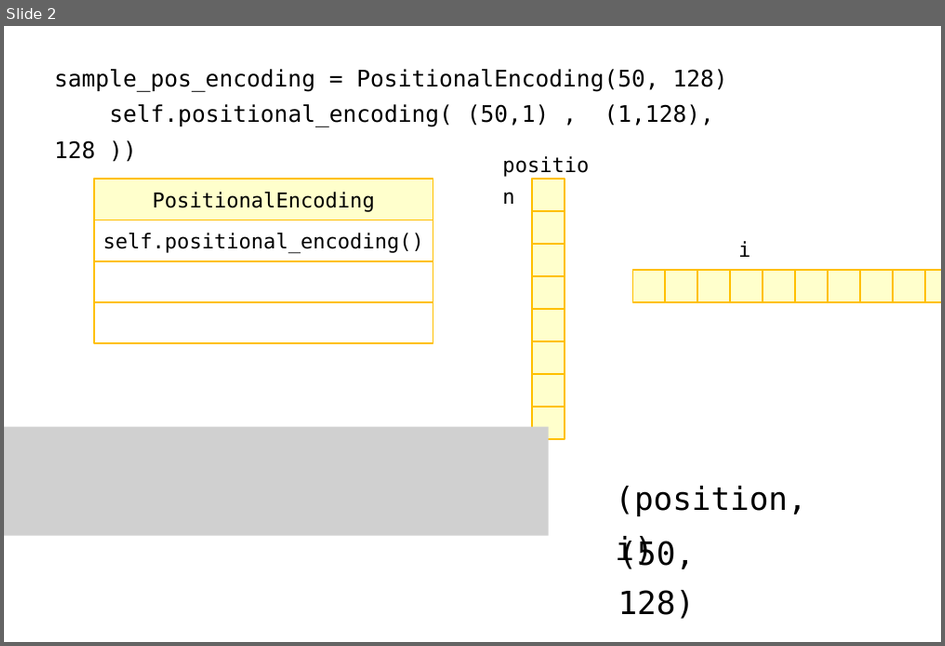
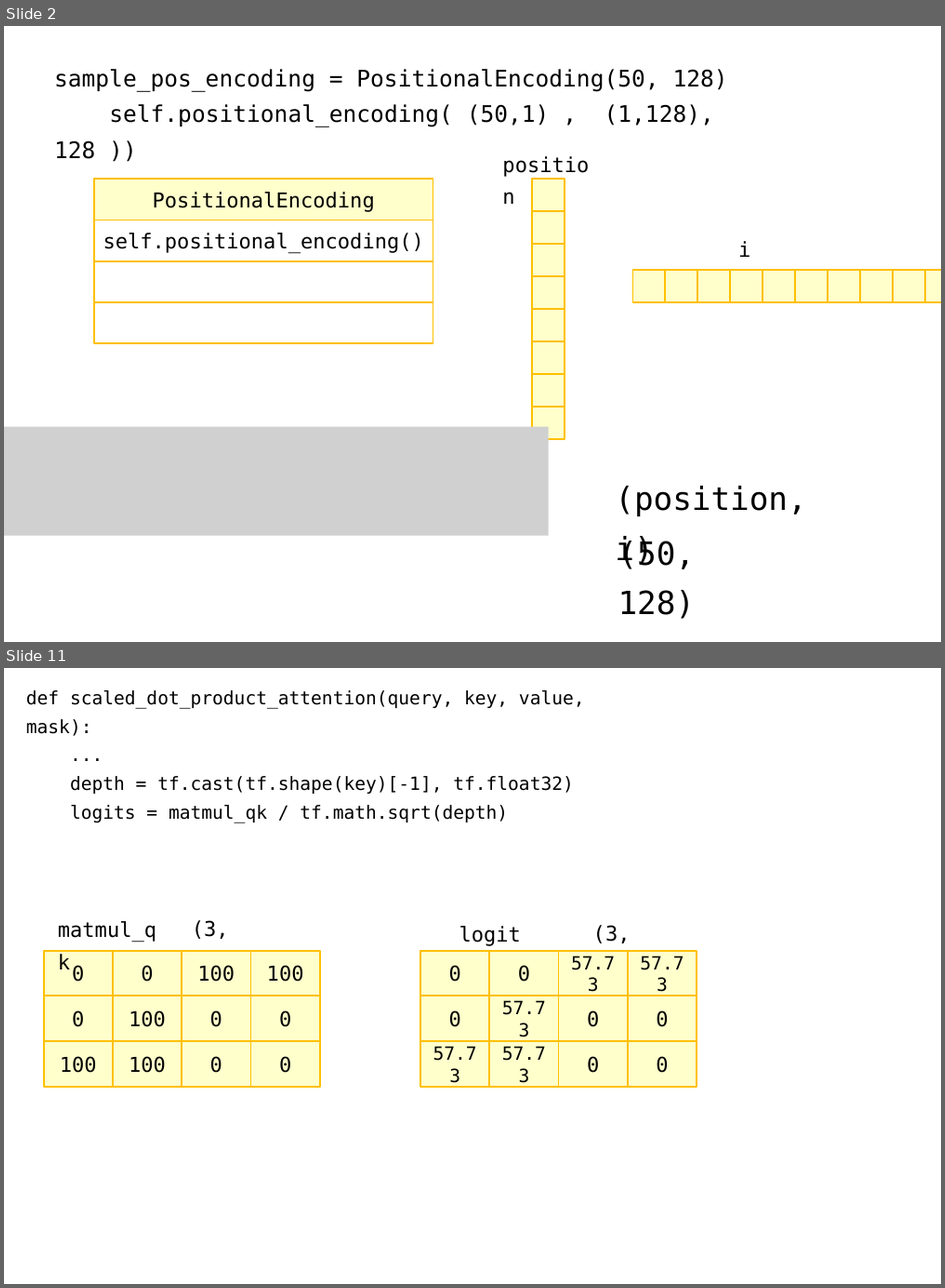
Before and after one commit to imguru-mooc/deep_learning_nlp, a slide deck: 트랜스포머분석_판서.pptx. Shown one above the other, each under a label of ours: slide 2 before the commit, slides 2 and 11 after it; the slides between them are not shown. The pictures are 945x646 and 945x1288 pixels, drawn with LibreOffice and Linux fonts; fonts in the diff are those of the drawing; grey boxes stand for pictures. Boxes give left, top, right and bottom in pixels: in the first picture for what was removed or moved away, otherwise in the second. Text is boxed around its words. In the diff, an @@ line names an element or a change of style, - is before the commit and + after.

```diff
--- a/트랜스포머분석_판서.pptx
+++ b/트랜스포머분석_판서.pptx
@@ slide 11 added at (4,668,941,1284), background #FFFFFF @@
@@ text added at (26,690,585,823), 16 pt, text #000000 @@
+def scaled_dot_product_attention(query, key, value, mask):
+...
+depth = tf.cast(tf.shape(key)[-1], tf.float32)
+logits = matmul_qk / tf.math.sqrt(depth)
@@ text added at (169,805,267,823), 18 pt, text #000000 @@
+matmul_qk
@@ text added at (451,910,536,948), 18 pt, text #000000 @@
+logits
@@ text added at (192,920,229,974), 18 pt, text #000000 @@
+(3, 4)
@@ text added at (594,925,631,978), 18 pt, text #000000 @@
+(3, 4)
@@ rectangle added at (43,951,113,995), fill #FFFFCC, outline #FFC000 1.5 pt, 18 pt, text #000000 @@
+0
@@ rectangle added at (113,951,182,995), fill #FFFFCC, outline #FFC000 1.5 pt, 18 pt, text #000000 @@
+0
@@ rectangle added at (183,951,251,995), fill #FFFFCC, outline #FFC000 1.5 pt, 18 pt, text #000000 @@
+100
@@ rectangle added at (251,951,320,995), fill #FFFFCC, outline #FFC000 1.5 pt, 18 pt, text #000000 @@
+100
@@ rectangle added at (421,951,490,995), fill #FFFFCC, outline #FFC000 1.5 pt, 18 pt, text #000000 @@
+0
@@ rectangle added at (490,951,559,995), fill #FFFFCC, outline #FFC000 1.5 pt, 18 pt, text #000000 @@
+0
@@ rectangle added at (559,951,628,995), fill #FFFFCC, outline #FFC000 1.5 pt, 16 pt, text #000000 @@
+57.73
@@ rectangle added at (628,951,697,995), fill #FFFFCC, outline #FFC000 1.5 pt, 16 pt, text #000000 @@
+57.73
@@ rectangle added at (43,995,113,1041), fill #FFFFCC, outline #FFC000 1.5 pt, 18 pt, text #000000 @@
+0
@@ rectangle added at (113,995,182,1041), fill #FFFFCC, outline #FFC000 1.5 pt, 18 pt, text #000000 @@
+100
@@ rectangle added at (183,995,251,1041), fill #FFFFCC, outline #FFC000 1.5 pt, 18 pt, text #000000 @@
+0
@@ rectangle added at (251,995,320,1041), fill #FFFFCC, outline #FFC000 1.5 pt, 18 pt, text #000000 @@
+0
@@ rectangle added at (421,995,490,1041), fill #FFFFCC, outline #FFC000 1.5 pt, 18 pt, text #000000 @@
+0
@@ rectangle added at (490,995,559,1041), fill #FFFFCC, outline #FFC000 1.5 pt, 16 pt, text #000000 @@
+57.73
@@ rectangle added at (559,995,628,1041), fill #FFFFCC, outline #FFC000 1.5 pt, 18 pt, text #000000 @@
+0
@@ rectangle added at (628,995,697,1041), fill #FFFFCC, outline #FFC000 1.5 pt, 18 pt, text #000000 @@
+0
@@ rectangle added at (43,1041,113,1086), fill #FFFFCC, outline #FFC000 1.5 pt, 18 pt, text #000000 @@
+100
@@ rectangle added at (113,1041,182,1086), fill #FFFFCC, outline #FFC000 1.5 pt, 18 pt, text #000000 @@
+100
@@ rectangle added at (183,1041,251,1086), fill #FFFFCC, outline #FFC000 1.5 pt, 18 pt, text #000000 @@
+0
@@ rectangle added at (251,1041,320,1086), fill #FFFFCC, outline #FFC000 1.5 pt, 18 pt, text #000000 @@
+0
@@ rectangle added at (421,1041,490,1086), fill #FFFFCC, outline #FFC000 1.5 pt, 16 pt, text #000000 @@
+57.73
@@ rectangle added at (490,1041,559,1086), fill #FFFFCC, outline #FFC000 1.5 pt, 16 pt, text #000000 @@
+57.73
@@ rectangle added at (559,1041,628,1086), fill #FFFFCC, outline #FFC000 1.5 pt, 18 pt, text #000000 @@
+0
@@ rectangle added at (628,1041,697,1086), fill #FFFFCC, outline #FFC000 1.5 pt, 18 pt, text #000000 @@
+0
```
Also in this commit, not shown: 11 other slides added.
